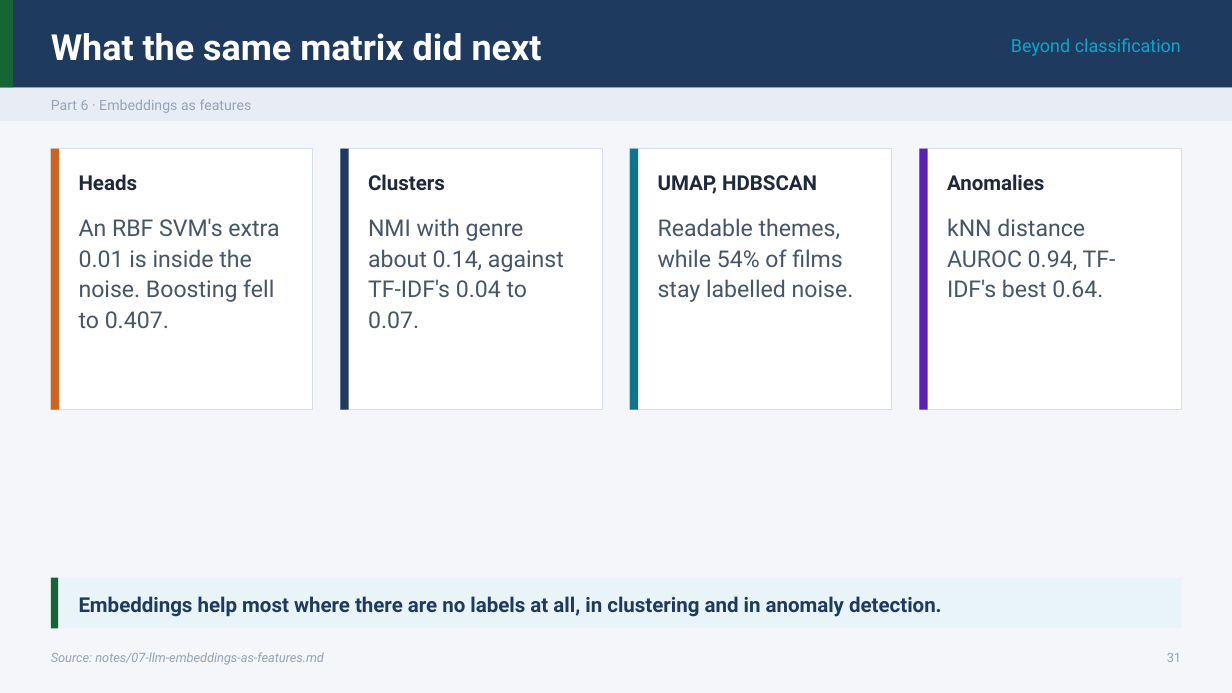
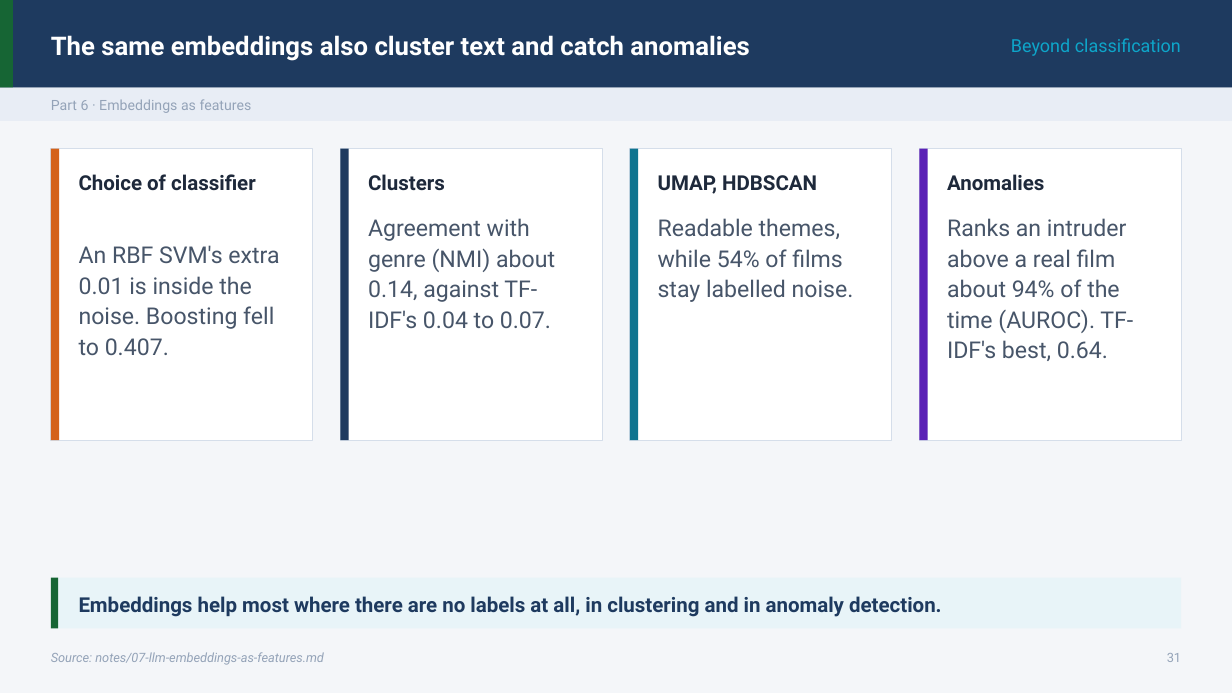
Before and after one commit to ramseywise/learn-ai-engineering, a slide deck: slide 31 of data-science/03-nlp/slides/nlp.pptx. Drawn at 1232x693 pixels with LibreOffice and Linux fonts; fonts in the diff are those of the drawing. Boxes give left, top, right and bottom in pixels: in the first picture for what was removed or moved away, otherwise in the second. Text is boxed around its words. In the diff, an @@ line names an element or a change of style, - is before the commit and + after.

Commit message:
Refactor NLP and Time Series slides with updated content and improved clarity
- Updated slide content in NLP deck to enhance understanding of preprocessing impacts, model evaluation, and feature selection.
- Revised titles and added recall questions for better engagement and retention.
- Enhanced the Time Series and Recommenders deck with new case studies and clarified explanations of segment forecasting.
- Improved the build_deck script to accommodate new color accents for better visual distinction in presentations.
- Updated PDF and PPTX files for both NLP and Time Series slides to reflect the latest changes.

```diff
--- a/data-science/03-nlp/slides/nlp.pptx
+++ b/data-science/03-nlp/slides/nlp.pptx
@@ text at box(51, 35, 749, 61): text changed; size 28 to 20 pt @@
-What the same matrix did next
+The same embeddings also cluster text and catch anomalies
@@ rectangle: place and size @@
-rectangle at box(51, 149, 312, 409)
+rectangle at box(51, 149, 312, 440)
@@ rectangle: place and size @@
-rectangle at box(51, 149, 59, 409)
+rectangle at box(51, 149, 59, 440)
@@ rectangle: place and size @@
-rectangle at box(340, 149, 602, 409)
+rectangle at box(340, 149, 602, 440)
@@ rectangle: place and size @@
-rectangle at box(340, 149, 348, 409)
+rectangle at box(340, 149, 348, 440)
@@ rectangle: place and size @@
-rectangle at box(630, 149, 892, 409)
+rectangle at box(630, 149, 892, 440)
@@ rectangle: place and size @@
-rectangle at box(630, 149, 639, 409)
+rectangle at box(630, 149, 639, 440)
@@ rectangle: place and size @@
-rectangle at box(920, 149, 1181, 409)
+rectangle at box(920, 149, 1181, 440)
@@ rectangle: place and size @@
-rectangle at box(920, 149, 928, 409)
+rectangle at box(920, 149, 928, 440)
@@ text at box(79, 174, 256, 191): text changed @@
-Heads
+Choice of classifier
@@ text "An RBF SVM's extra 0.01 ...": place and size @@
-text "An RBF SVM's extra 0.01 ..." at box(79, 218, 279, 328)
+text "An RBF SVM's extra 0.01 ..." at box(79, 245, 279, 355)
@@ text at box(368, 218, 555, 328): text changed @@
-NMI with genre about 0.14, against TF-IDF's 0.04 to 0.07.
+Agreement with genre (NMI) about 0.14, against TF-IDF's 0.04 to 0.07.
@@ text at box(947, 218, 1133, 361): text changed @@
-kNN distance AUROC 0.94, TF-IDF's best 0.64.
+Ranks an intruder above a real film about 94% of the time (AUROC). TF-IDF's best, 0.64.
```
Also in this commit, not shown: 22 other slides changed, 18 other files.
